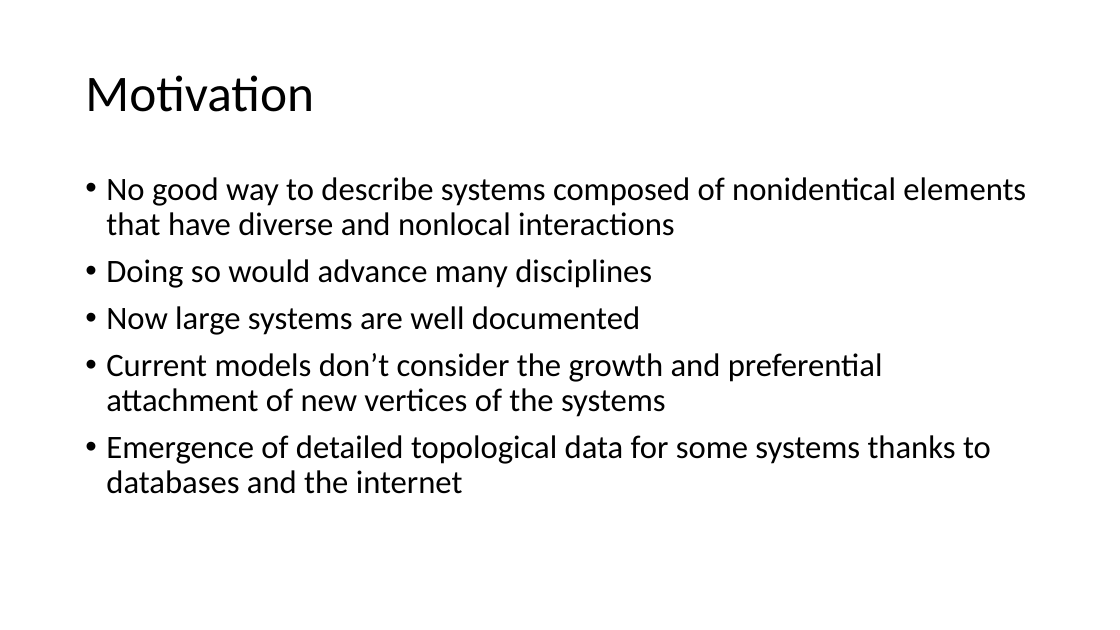
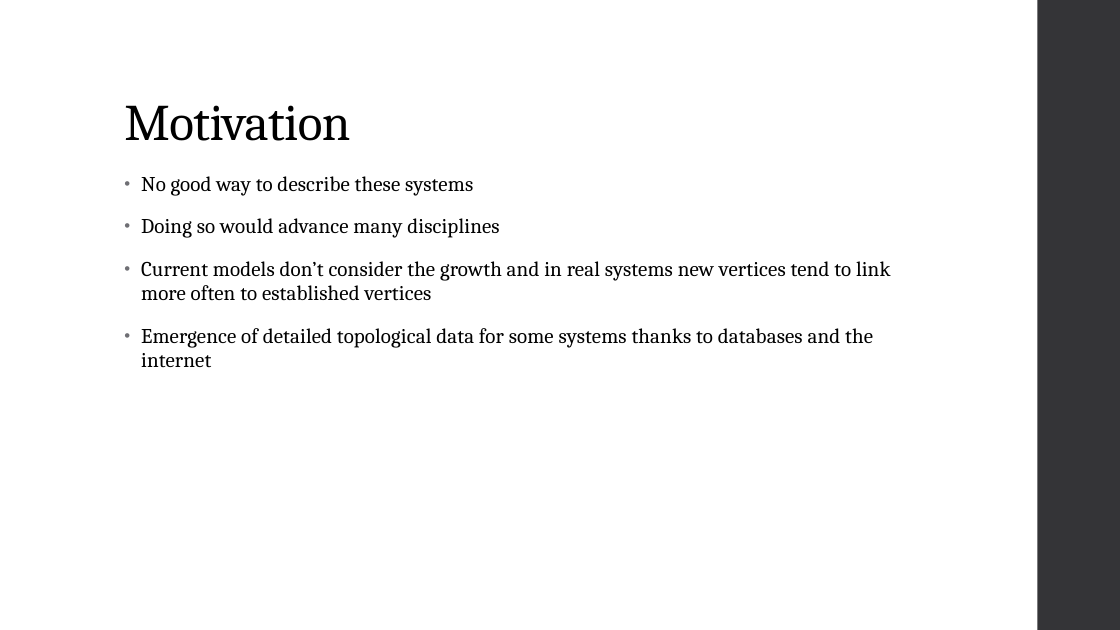
Before and after one commit to JefreyHildebrandt/UCF-Schoolwork, a slide deck: slide 4 of CAP6675 - Complex Adaptive Systems/EmergenceOfScalingPresentation/PresentationDraft2.pptx. Drawn at 1120x630 pixels with LibreOffice and Linux fonts; fonts in the diff are those of the drawing. Boxes give left, top, right and bottom in pixels: in the first picture for what was removed or moved away, otherwise in the second. Text is boxed around its words. In the diff, an @@ line names an element or a change of style, - is before the commit and + after.

```diff
--- a/CAP6675 - Complex Adaptive Systems/EmergenceOfScalingPresentation/PresentationDraft2.pptx
+++ b/CAP6675 - Complex Adaptive Systems/EmergenceOfScalingPresentation/PresentationDraft2.pptx
@@ rectangle added at [1038,0,1120,630], fill #353537 @@
@@ title "Motivation": place and size @@
-title "Motivation" at [85,75,314,112]
+title "Motivation" at [124,105,350,141]
@@ title "Motivation" at [124,105,350,141]: font Calibri to Cambria, letter spacing 0 to -0.5 pt; vertical alignment middle to bottom @@
@@ text "No good way to describe ...": place and size @@
-text "No good way to describe ..." at [106,177,1026,494]
+text "No good way to describe ..." at [141,176,891,368]
@@ text at [141,176,473,196]: text changed; size 28 to 18 pt; font Calibri to Cambria @@
-• No good way to describe systems composed of nonidentical elements that have diverse and nonlocal interactions
+• No good way to describe these systems
@@ text at [141,218,873,368]: size 28 to 18 pt, font Calibri to Cambria, letter spacing 0 to 0.1 pt in "Doing so would advance many disciplines", "Emergence of detailed topological data for some ..."; indent changed; line spacing 0.9 to 0.95; more space between paragraphs @@
@@ text at [141,261,891,301]: text changed; size 28 to 18 pt; font Calibri to Cambria @@
-• Now large systems are well documented
-• Current models don’t consider the growth and preferential attachment of new vertices of the systems
+• Current models don’t consider the growth and in real systems new vertices tend to link more often to established vertices
```
Also in this commit, not shown: 16 other slides changed, 7 slides added, 5 slides removed, 4 other files.
